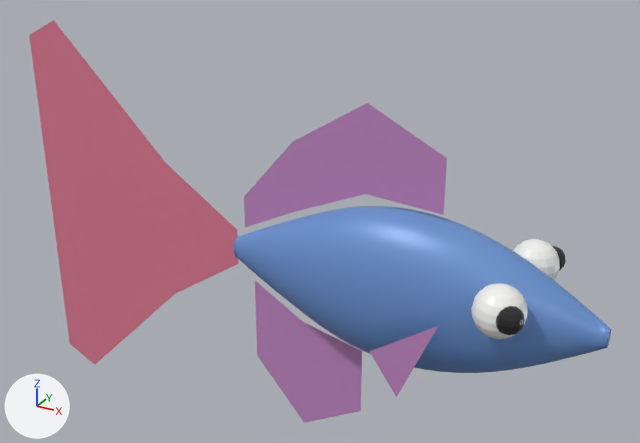
The glTF model public/models/fish/betta.glb: old version first, new version second.
Rendered twice from a camera (50 mm lens) standing at (0.432, -0.713, 0.407) and looking at (0.023, 0.031, 0.036). The lights are fixed; the arrows at lower left show +X, +Y and +Z. The older version comes first. Where no turn or scale is listed for an object, it has been applied to the vertices. Vertices at exactly the same position are counted once.

Before the edit, the objects in view are built like this:
```python
mat_betta_body_mat = principled_material('betta_body_mat')
mat_betta_body_mat.base_color = (0.15, 0.3, 0.65)  # blue #6c95d3
mat_betta_body_mat.metallic = 0.08
mat_betta_body_mat.roughness = 0.42
me_betta_body = bpy.data.meshes.new('betta_body')
me_betta_body.from_pydata(...)  # 3266 vertices, 6528 faces; spans x -0.17..0.22, y -0.05..0.05, z -0.081..0.081
me_betta_body.materials.append(mat_betta_body_mat)  # blue #6c95d3
me_sphere_002 = bpy.data.meshes.new('Sphere.002')
me_sphere_002.from_pydata(...)  # a UV sphere (16 segments, 10 rings, poles along z) spanning x -0.024..0.024, y -0.024..0.024, z -0.024..0.024
me_sphere_002.materials.append(mat_betta_eyew_mat)  # white #f6f6f1
me_sphere_003 = bpy.data.meshes.new('Sphere.003')
me_sphere_003.from_pydata(...)  # a UV sphere (12 segments, 8 rings, poles along z) spanning x -0.013..0.013, y -0.013..0.013, z -0.013..0.013
me_sphere_003.materials.append(mat_betta_eye_mat)  # black #272727
ob_betta_body = bpy.data.objects.new('betta_body', me_betta_body)
ob_betta_body.location = (0.11, 0.0, 0.0)
ob_betta_eye_r = bpy.data.objects.new('betta_eye_R', me_sphere_003)
ob_betta_eye_r.location = (0.258, -0.066, 0.032)
ob_betta_eyew_r = bpy.data.objects.new('betta_eyew_R', me_sphere_002)
ob_betta_eyew_r.location = (0.245, -0.052, 0.03)
# also in view: 'betta_eyew_L' at (0.245, 0.052, 0.03); 'betta_anal' at (0.025, 0.0, -0.117); 'betta_dorsal' at (0.06, 0.0, 0.103); 'betta_pec_R' at (0.166, -0.075, -0.029); 'betta_tail' at (-0.195, 0.0, 0.0)
```
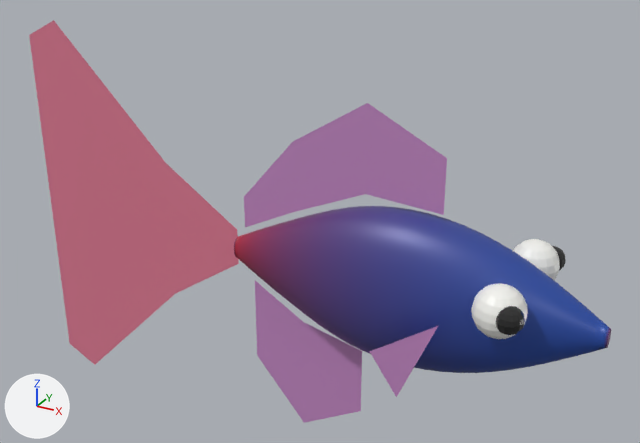
Changed parts and their boxes (x1, y1, x2, y2) in the pictures (640 x 443 px):
'betta_body', surface changed (darker)
    both: (234, 206, 611, 373)

Edits to the bpy script that builds the scene:
```text
Add img_betta_body_tex:
    img_betta_body_tex = load_image('betta_body_tex', '_unpacked/betta_body_tex', 128, 64, 'sRGB')
Change mat_betta_body_mat:
    remove mat_betta_body_mat.base_color = (0.15, 0.3, 0.65)  # blue #6c95d3
    add mat_betta_body_mat.texture = img_betta_body_tex
Change me_betta_body:
    where me_betta_body.from_pydata(...)  # 3266 vertices, 6528 faces; spans x -0.17..0.22, y -0.05..0.05, z -0.081..0.081
    used by ob_betta_body; location = (0.11, 0.0, 0.0)
    me_betta_body part 1: texture (UV) coordinates changed
```
